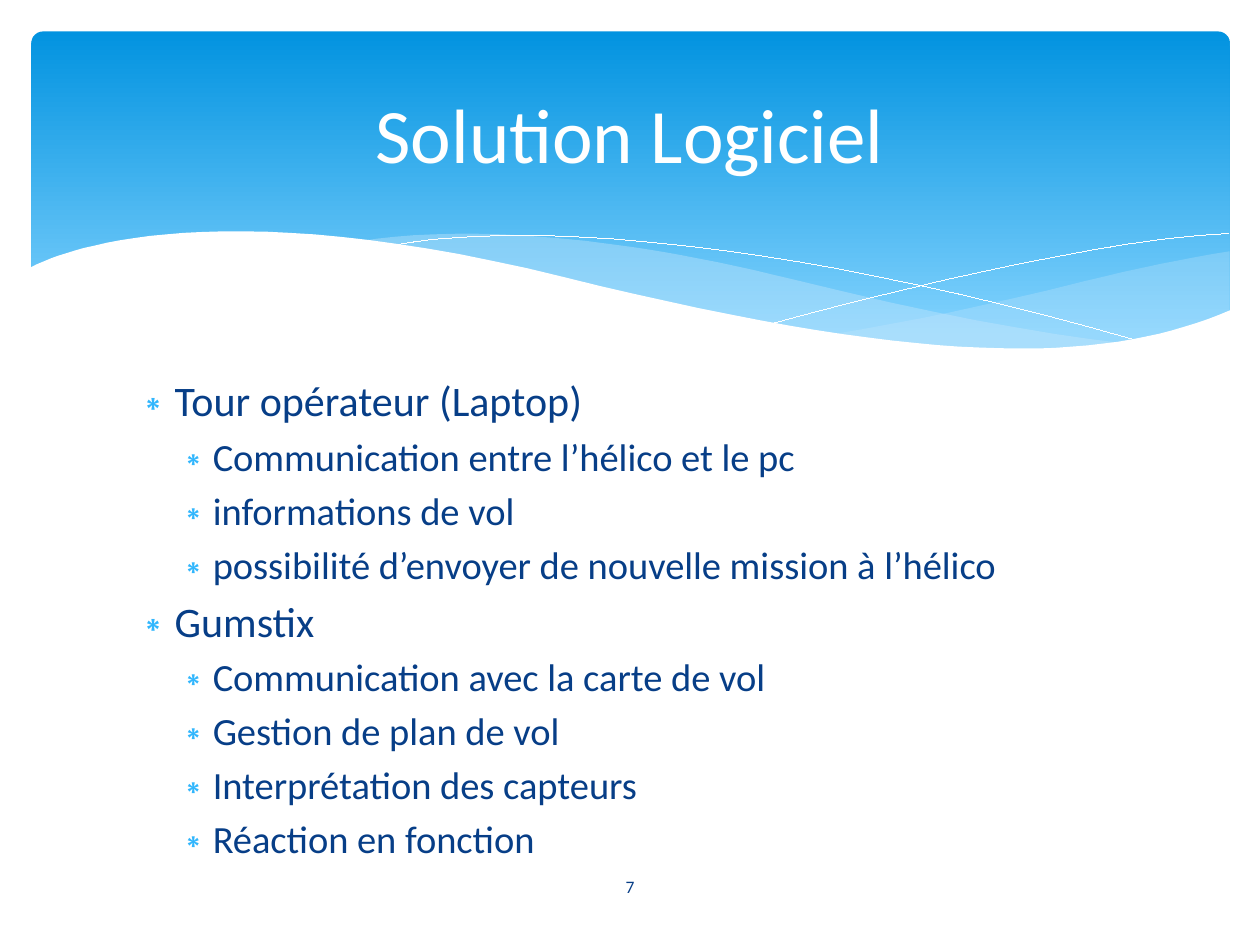
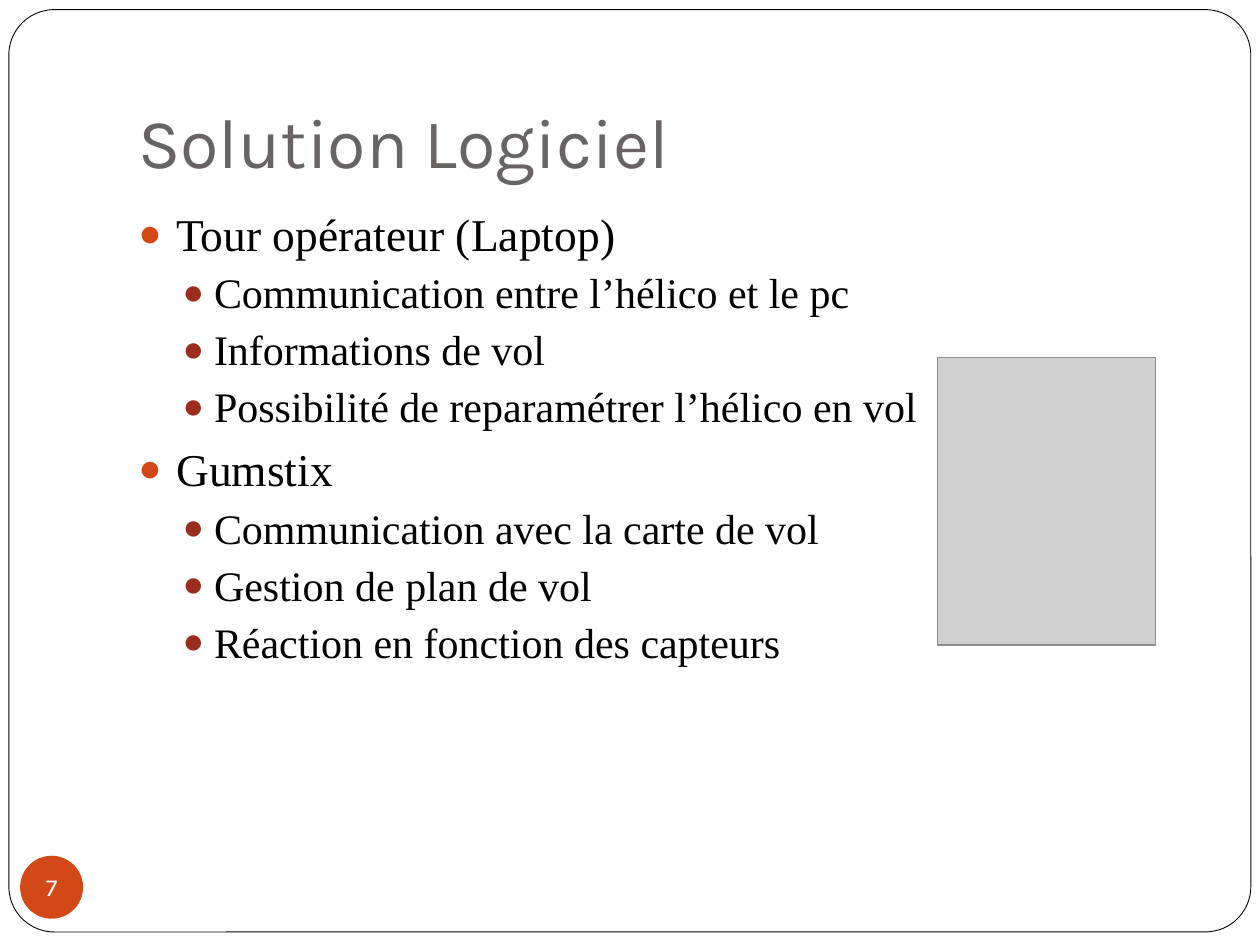
Before and after one commit to xzar/megauav2013, a slide deck: slide 7 of docs/Soutenance/PréSoutenance 0511.pptx. Drawn at 1260x945 pixels with LibreOffice and Linux fonts; fonts in the diff are those of the drawing; grey boxes stand for pictures. Boxes give left, top, right and bottom in pixels: in the first picture for what was removed or moved away, otherwise in the second. Text is boxed around its words. In the diff, an @@ line names an element or a change of style, - is before the commit and + after.

```diff
--- a/docs/Soutenance/PréSoutenance 0511.pptx
+++ b/docs/Soutenance/PréSoutenance 0511.pptx
@@ rounded rectangle added at [9,10,1251,932], fill #FFFFFF, outline #000000 0.5 pt @@
@@ rounded rectangle removed at [32,32,1230,372] @@
@@ title "Solution Logiciel": place and size @@
-title "Solution Logiciel" at [375,109,884,177]
+title "Solution Logiciel" at [138,120,669,185]
@@ title "Solution Logiciel" at [138,120,669,185]: size 44 to 40 pt, font Calibri to Karla, text colour #FFFFFF to #696464; alignment centre to left; vertical alignment middle to bottom @@
@@ text "Tour opérateur (Laptop)": place and size @@
-text "Tour opérateur (Laptop)" at [175,385,995,854]
+text "Tour opérateur (Laptop)" at [176,219,917,667]
@@ group removed at [29,232,1231,415]: 5 freeform shapes @@
@@ text at [176,219,850,610]: size 24 to 26 pt in "Tour opérateur (Laptop)", "Gumstix"; font Calibri to Times New Roman, text colour #073E87 to #000000 in "Tour opérateur (Laptop)", "Communication entre l’hélico et le pc", "Gumstix", "Communication avec la carte de vol" and 1 more places; size 22 to 24 pt in "Communication entre l’hélico et le pc", "Communication avec la carte de vol", "Gestion de plan de vol"; bullet ∗ to ●; bullet colour #31B6FD to #D34817; bullet colour #31B6FD to #9B2D1F @@
@@ text at [214,335,917,431]: text changed; size 22 to 24 pt; font Calibri to Times New Roman; text colour #073E87 to #000000 @@
-  ∗ informations de vol
-  ∗ possibilité d’envoyer de nouvelle mission à l’hélico
+  ● Informations de vol
+  ● Possibilité de reparamétrer l’hélico en vol
@@ picture added at [937,358,1155,645] @@
@@ text at [214,628,781,667]: text changed; size 22 to 24 pt; font Calibri to Times New Roman; text colour #073E87 to #000000 @@
-  ∗ Interprétation des capteurs
-  ∗ Réaction en fonction
+  ● Réaction en fonction des capteurs
@@ page number: place and size @@
-page number at [626,881,635,893]
+page number at [20,856,83,919]
@@ page number at [20,856,83,919]: size 10 to 14 pt, font Calibri to Karla, text colour #073E87 to #FFFFFF; fill none to #D34817 @@
```
Also in this commit, not shown: 12 other slides changed, 1 slide added, 2 slides removed.
